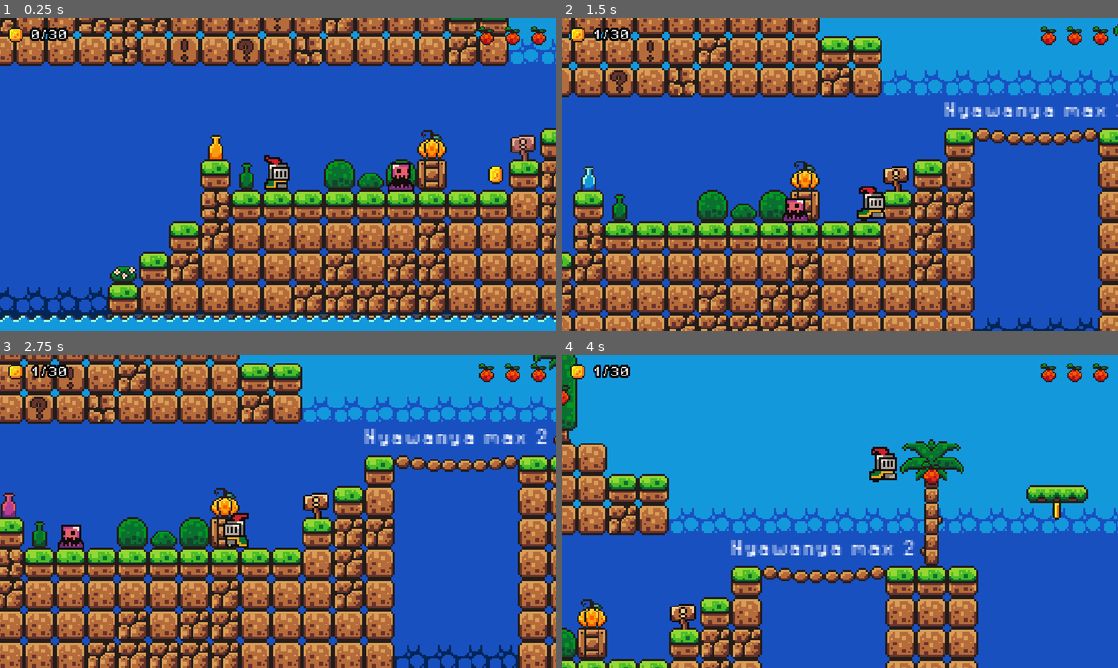
Above: before the commit, frames 1-4 (two rows, left to right).
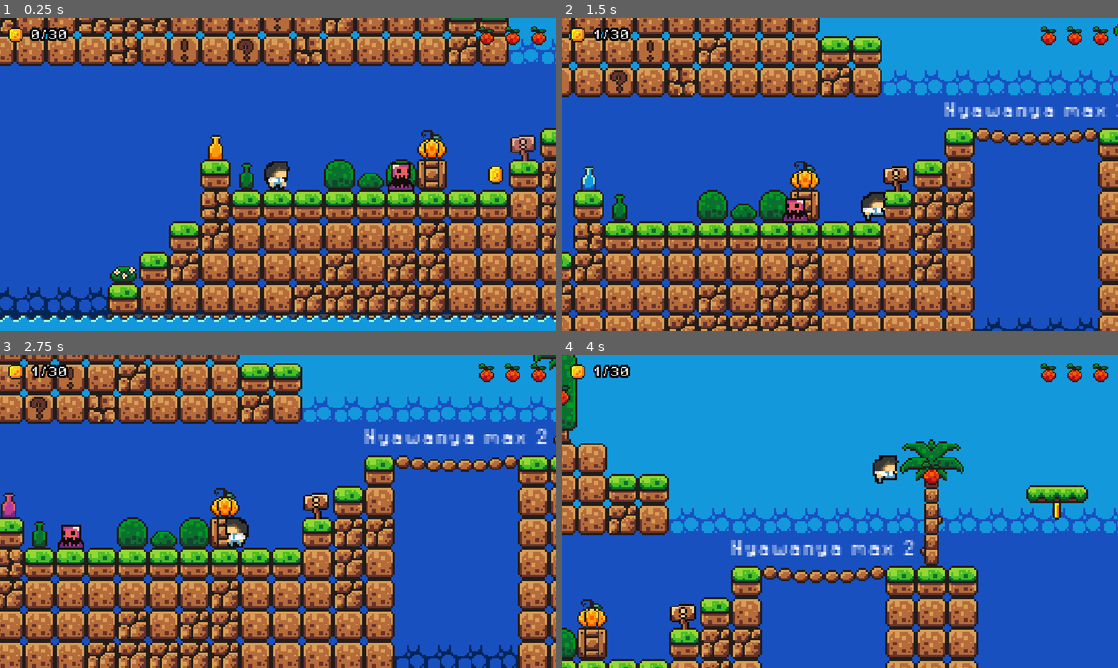
Above: after the commit, the same moments.

Repository: MFathinHalim/Chiyo
Game: Godot game, scene res://scenes/levels/level1.tscn
The game is run twice, just before and just after one commit, with the same random seed, the same clock (stepped at 60 frames per second) and the same inputs.
Inputs:
- Up to frame 1 (0.25 s): no input
- Up to frame 2 (1.5 s): tap Enter (ui_accept) at 0.5 s; hold Right (move_right) from 0.53 s (still down); tap Space (jump) at 0.77 s
- Up to frame 3 (2.75 s): tap Space (jump) at 1.52 s; release Right (move_right) at 2.03 s; hold Left (move_left) from 2.03 s (still down)
- Up to frame 4 (4 s): release Left (move_left) at 2.78 s; hold Right (move_right) from 2.78 s (still down); tap Space (jump) at 3.02, 3.77 s

The runs differ from the first frame. In frame 1, 0.4% of the frame differs, in the area x 47-53%, y 43-55%; in frame 2, 0.4%, in the area x 53-59%, y 53-65%; in frame 3, 0.4%; in frame 4, 0.4%.

Commit message:
ganti char

Diff:
--- a/scenes/player.tscn
+++ b/scenes/player.tscn
@@ -137,9 +137,21 @@
 atlas = ExtResource("1_3vyb7")
 region = Rect2(224, 96, 32, 32)
 
+[sub_resource type="AtlasTexture" id="AtlasTexture_jc3p3"]
+atlas = ExtResource("1_3vyb7")
+region = Rect2(0, 192, 32, 32)
+
+[sub_resource type="AtlasTexture" id="AtlasTexture_hax0n"]
+atlas = ExtResource("1_3vyb7")
+region = Rect2(32, 192, 32, 32)
+
 [sub_resource type="AtlasTexture" id="AtlasTexture_ke2ow"]
 atlas = ExtResource("1_3vyb7")
 region = Rect2(64, 192, 32, 32)
+
+[sub_resource type="AtlasTexture" id="AtlasTexture_t4otl"]
+atlas = ExtResource("1_3vyb7")
+region = Rect2(96, 192, 32, 32)
 
 [sub_resource type="SpriteFrames" id="SpriteFrames_tuyoq"]
 animations = [{
@@ -204,7 +216,7 @@
 }],
 "loop": true,
 "name": &"idle",
-"speed": 10.0
+"speed": 5.0
 }, {
 "frames": [{
 "duration": 1.0,
@@ -269,7 +281,16 @@
 }, {
 "frames": [{
 "duration": 1.0,
+"texture": SubResource("AtlasTexture_jc3p3")
+}, {
+"duration": 1.0,
+"texture": SubResource("AtlasTexture_hax0n")
+}, {
+"duration": 1.0,
 "texture": SubResource("AtlasTexture_ke2ow")
+}, {
+"duration": 1.0,
+"texture": SubResource("AtlasTexture_t4otl")
 }],
 "loop": false,
 "name": &"sakit",
@@ -287,7 +308,7 @@
 [node name="AnimatedSprite2D" type="AnimatedSprite2D" parent="." unique_id=391838829]
 position = Vector2(0, -12)
 sprite_frames = SubResource("SpriteFrames_tuyoq")
-animation = &"dead"
+animation = &"sakit"
 autoplay = "idle"
 frame = 3
 frame_progress = 1.0
@@ -295,6 +316,7 @@
 [node name="CollisionShape2D" type="CollisionShape2D" parent="." unique_id=1572150451]
 position = Vector2(0, -5)
 shape = SubResource("CircleShape2D_fjrip")
+debug_color = Color(0, 0.6, 0.69803923, 0)
 
 [node name="jump" type="AudioStreamPlayer2D" parent="." unique_id=949673071]
 stream = ExtResource("3_qhqgy")
--- a/scripts/player.gd
+++ b/scripts/player.gd
@@ -1,5 +1,4 @@
 extends CharacterBody2D
-
 
 @onready var jump: AudioStreamPlayer2D = $jump
 @onready var tap: AudioStreamPlayer2D = $tap
Binary file changed: assets/sprites/knight.png
